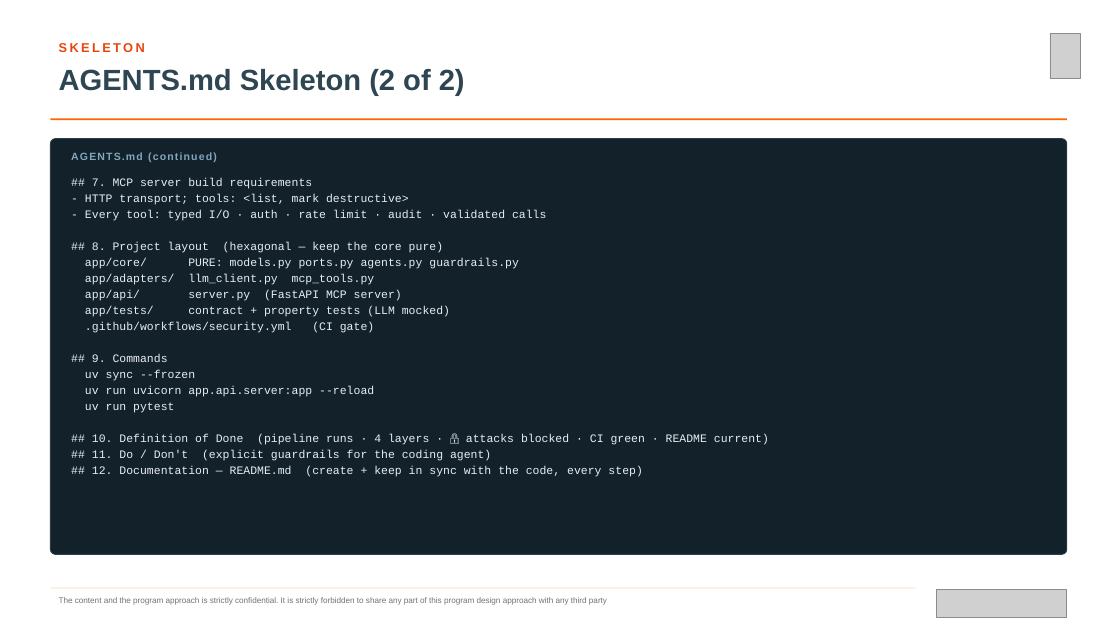
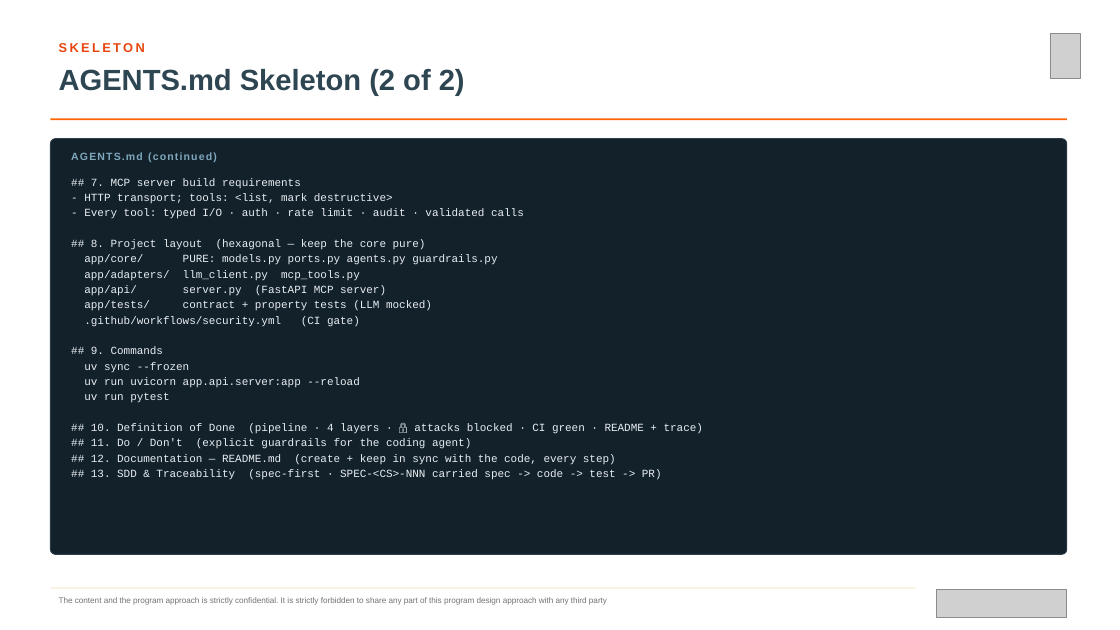
Before and after one commit to vrlnarayana/Philips-AMD, a slide deck: slide 14 of Philips-AMD-Content/agents-md/AGENTS_MD_Guide.pptx (slide 13 before the commit). Drawn at 1120x630 pixels with LibreOffice and Linux fonts; fonts in the diff are those of the drawing; grey boxes stand for pictures. Boxes give left, top, right and bottom in pixels: in the first picture for what was removed or moved away, otherwise in the second. Text is boxed around its words. In the diff, an @@ line names an element or a change of style, - is before the commit and + after.

```diff
--- a/Philips-AMD-Content/agents-md/AGENTS_MD_Guide.pptx
+++ b/Philips-AMD-Content/agents-md/AGENTS_MD_Guide.pptx
@@ text at (84,178,616,465): size 9.8 to 9.4 pt in "## 7. MCP server build requirements", "- HTTP transport; tools: <list, mark destructive>", "- Every tool: typed I/O · auth ...", "## 8. Project layout (hexagonal — keep ..." and 11 more places; line spacing 13.7pt to 13.2pt @@
@@ text at (91,424,703,434): text changed; size 9.8 to 9.4 pt @@
-## 10. Definition of Done (pipeline runs · 4 layers · 🔒 attacks blocked · CI green · README current)
+## 10. Definition of Done (pipeline · 4 layers · 🔒 attacks blocked · CI green · README + trace)
@@ text at (91,470,662,480): paragraph added @@
+## 13. SDD & Traceability (spec-first · SPEC-<CS>-NNN carried spec -> code -> test -> PR)
```
Also in this commit, not shown: 4 other slides changed, 1 slide added, 7 other files.
